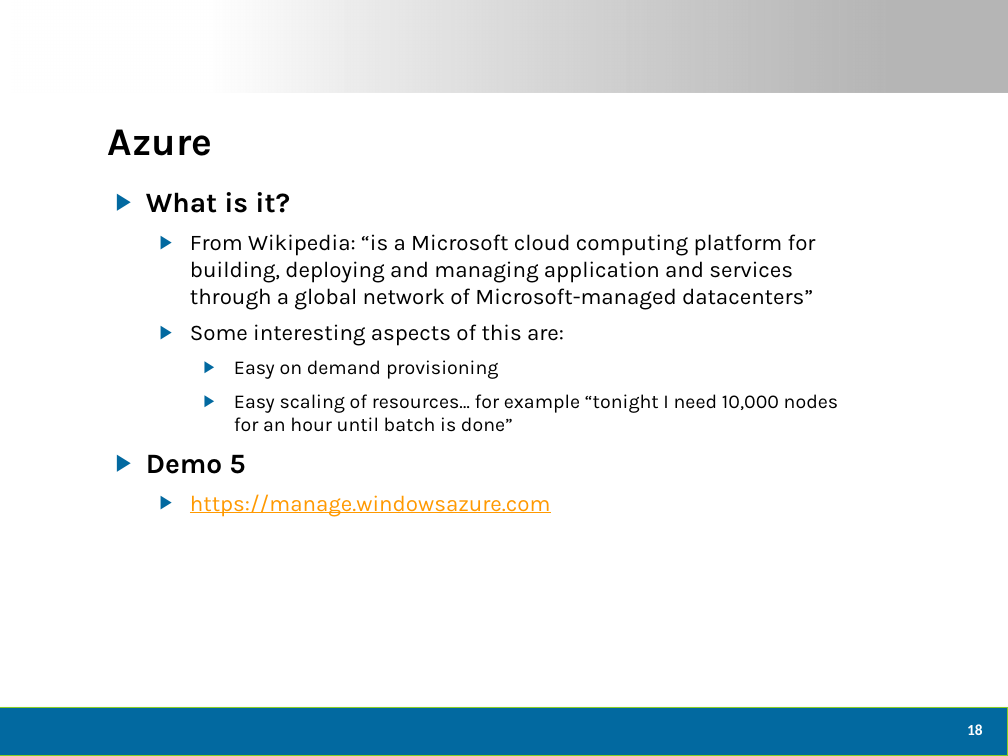
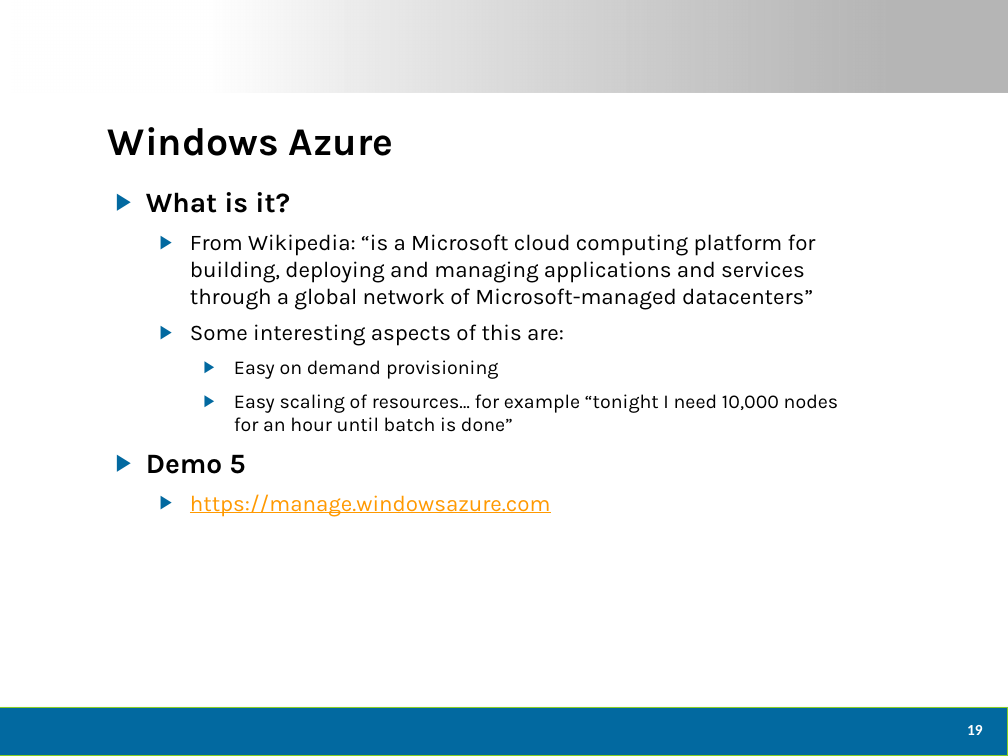
Before and after one commit to dtomyn/HTML5Demo1, a slide deck: slide 20 of Docs/2012 - Live360 Event Review (NEWER).pptx (slide 19 before the commit). Drawn at 1008x756 pixels with LibreOffice and Linux fonts; fonts in the diff are those of the drawing; background and template pictures are left out. Boxes give left, top, right and bottom in pixels: in the first picture for what was removed or moved away, otherwise in the second. Text is boxed around its words. In the diff, an @@ line names an element or a change of style, - is before the commit and + after.

```diff
--- a/Docs/2012 - Live360 Event Review (NEWER).pptx
+++ b/Docs/2012 - Live360 Event Review (NEWER).pptx
@@ title at (x1=108, y1=127, x2=394, y2=156): text changed @@
-Azure
+Windows Azure
@@ text at (x1=190, y1=234, x2=816, y2=310): text changed @@
-  ▶ From Wikipedia: “is a Microsoft cloud computing platform for building, deploying and managing application and services through a global network of Microsoft-managed datacenters”
+  ▶ From Wikipedia: “is a Microsoft cloud computing platform for building, deploying and managing applications and services through a global network of Microsoft-managed datacenters”
@@ page number at (x1=967, y1=725, x2=983, y2=735): text changed @@
-18
+19
```
Also in this commit, not shown: 10 other slides changed, 1 slide added, 2 slides removed, 5 other files.
